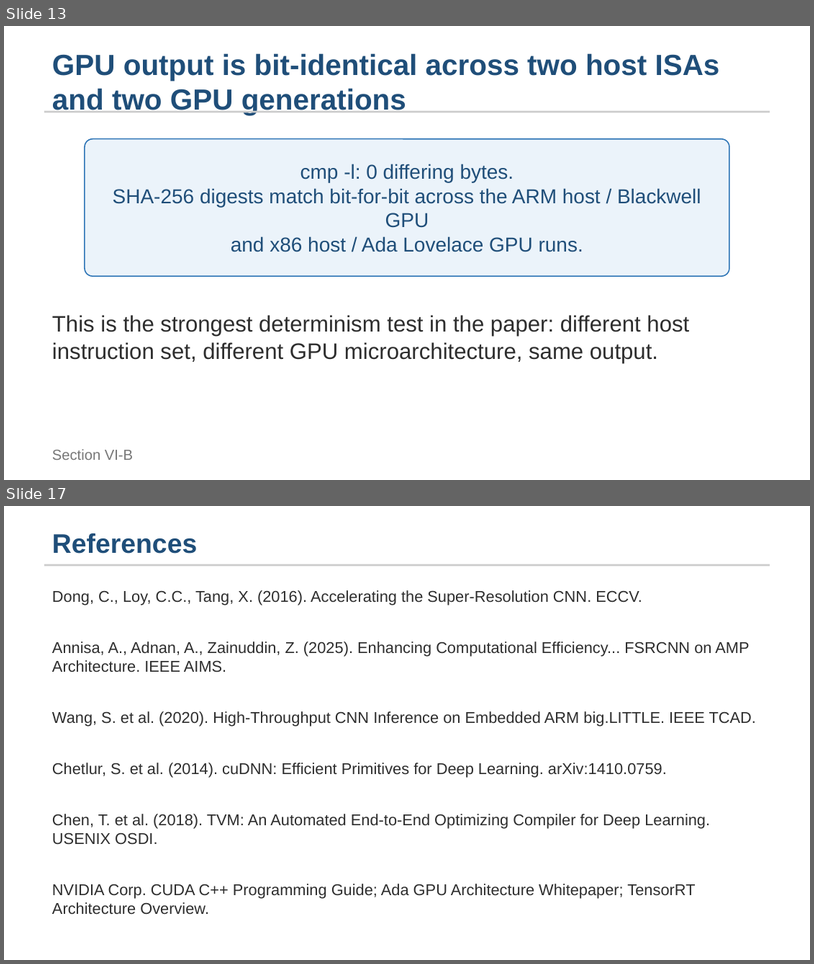
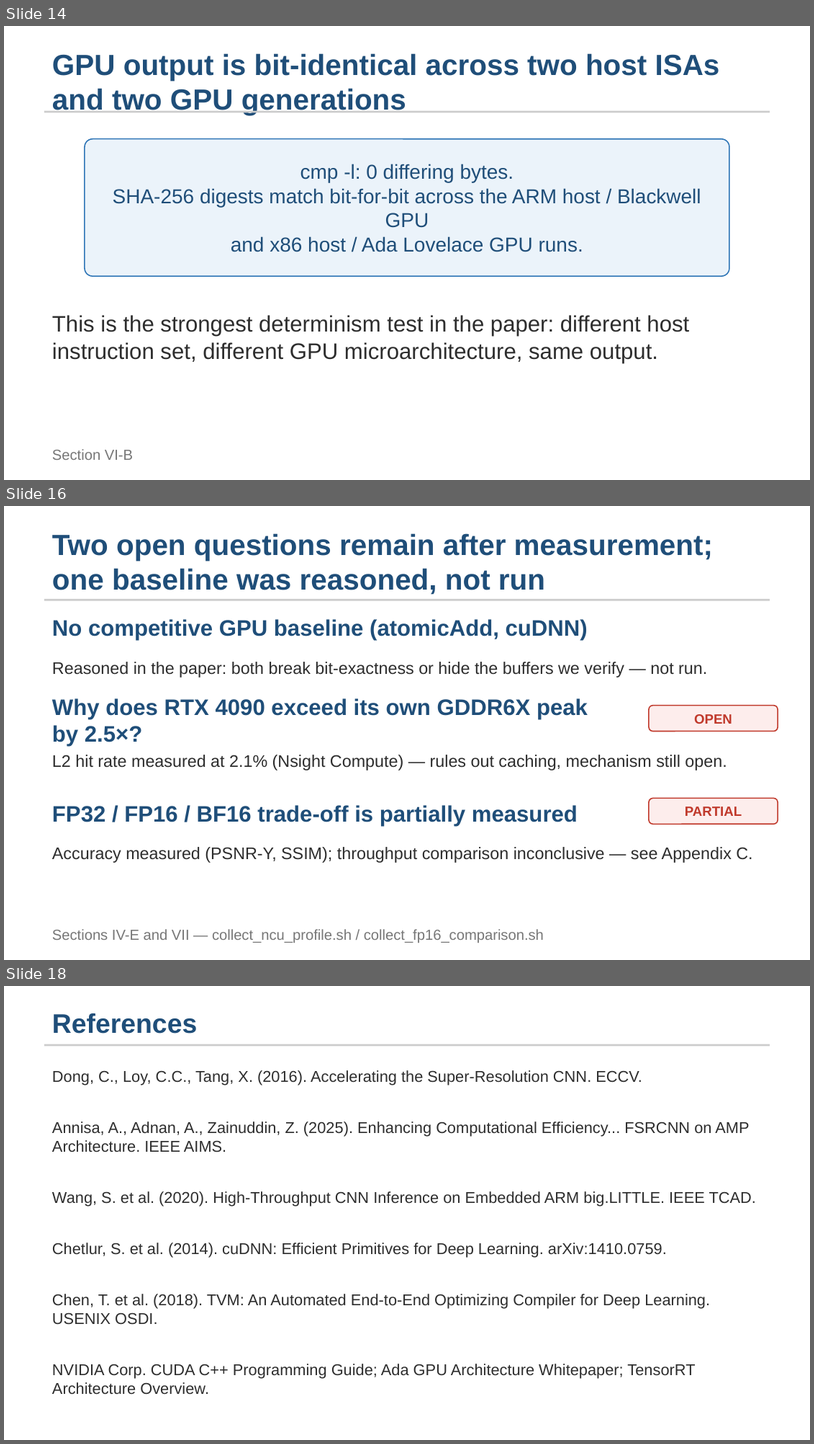
Before and after one commit to dhank77/paper-conf, a slide deck: newpaper/presentation/itis_presentation.pptx. Shown one above the other, each under a label of ours: slides 13 and 17 before the commit, slides 14, 16 and 18 after it; the slides between them are not shown. The pictures are 814x964 and 814x1444 pixels, drawn with LibreOffice and Linux fonts; fonts in the diff are those of the drawing. Boxes give left, top, right and bottom in pixels: in the first picture for what was removed or moved away, otherwise in the second. Text is boxed around its words. In the diff, an @@ line names an element or a change of style, - is before the commit and + after.

```diff
--- a/newpaper/presentation/itis_presentation.pptx
+++ b/newpaper/presentation/itis_presentation.pptx
@@ slide 16 added at <box>4,506,810,960</box>, background #FFFFFF @@
@@ text added at <box>52,533,713,595</box>, 26 pt, text #1F4E79, bold @@
+Two open questions remain after measurement; one baseline was reasoned, not run
@@ rectangle added at <box>44,599,770,601</box>, fill #CCCCCC @@
@@ text added at <box>52,619,588,640</box>, 20 pt, text #1F4E79, bold @@
+No competitive GPU baseline (atomicAdd, cuDNN)
@@ text added at <box>52,662,707,677</box>, 15 pt, text #2D2D2D @@
+Reasoned in the paper: both break bit-exactness or hide the buffers we verify — not run.
@@ text added at <box>52,698,588,746</box>, 20 pt, text #1F4E79, bold @@
+Why does RTX 4090 exceed its own GDDR6X peak by 2.5×?
@@ rounded rectangle added at <box>649,705,778,731</box>, fill #FDEDEC, outline #C0392B 1 pt @@
@@ text added at <box>694,714,733,723</box>, 12 pt, text #C0392B, bold @@
+OPEN
@@ text added at <box>52,754,727,770</box>, 15 pt, text #2D2D2D @@
+L2 hit rate measured at 2.1% (Nsight Compute) — rules out caching, mechanism still open.
@@ text added at <box>52,805,578,826</box>, 20 pt, text #1F4E79, bold @@
+FP32 / FP16 / BF16 trade-off is partially measured
@@ rounded rectangle added at <box>649,798,778,824</box>, fill #FDEDEC, outline #C0392B 1 pt @@
@@ text added at <box>685,806,742,816</box>, 12 pt, text #C0392B, bold @@
+PARTIAL
@@ text added at <box>52,847,753,862</box>, 15 pt, text #2D2D2D @@
+Accuracy measured (PSNR-Y, SSIM); throughput comparison inconclusive — see Appendix C.
@@ text added at <box>52,929,544,942</box>, 13 pt, text #777777 @@
+Sections IV-E and VII — collect_ncu_profile.sh / collect_fp16_comparison.sh
@@ what was slide 13 is now slide 14 @@
@@ what was slide 17 is now slide 18 @@
```
Also in this commit, not shown: 4 slides changed, 3 other slides added, 3 slides removed, 1 other file.
